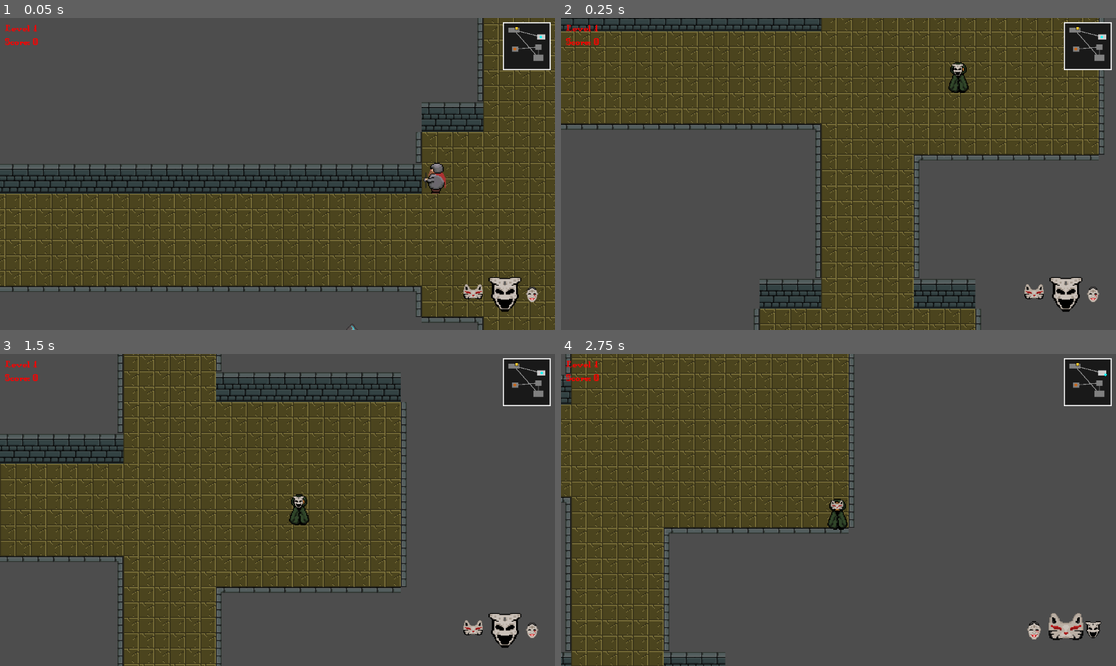
Above: before the commit, frames 1-4 (two rows, left to right).
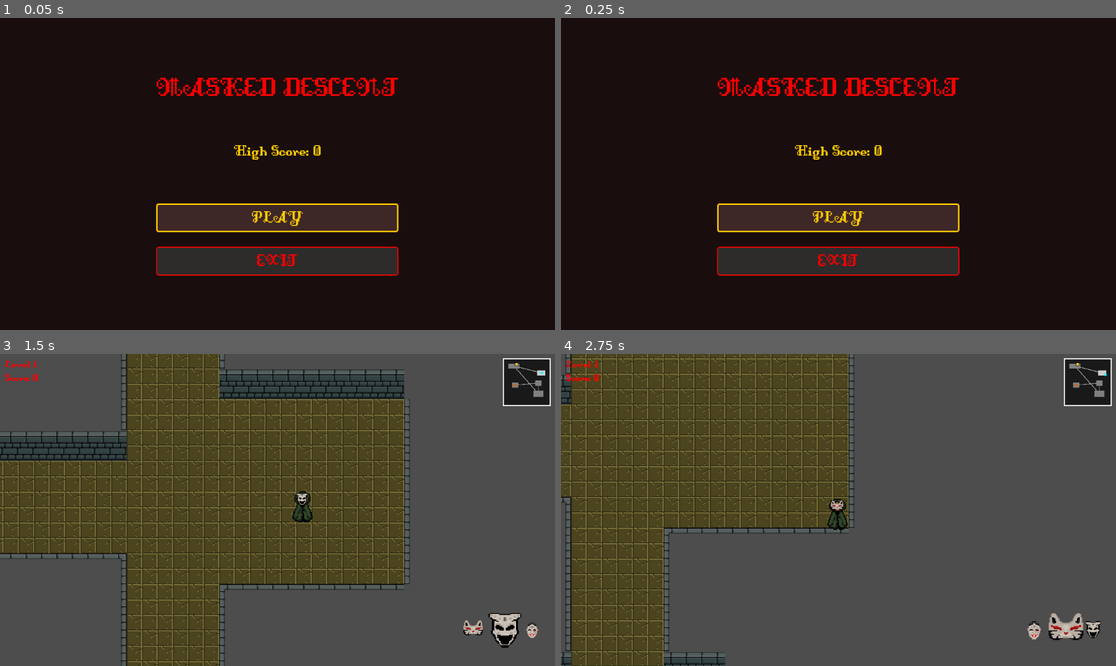
Above: after the commit, the same moments.

Repository: afilipovski/masked-descent
Game: Godot game, scene res://scenes/ui/main_menu.tscn
Two runs of this game, one before a commit and one after it. Both use one fixed random seed, a clock stepped at 60 frames per second and the inputs below. Before the commit the project starts from res://scenes/main.tscn.
Inputs (mouse positions are in pixels of both pictures, inside the frame that each line leads up to):
- Up to frame 1 (0.05 s): no input
- Up to frame 2 (0.25 s): no input
- Up to frame 3 (1.5 s): click (277, 553) at 0.5 s, where only the run after the commit has a clickable "PLAY"; tap Enter (ui_accept) at 1.25 s; hold D (move_right) from 1.28 s (still down); tap E (Interact) at 1.35 s
- Up to frame 4 (2.75 s): tap Enter (ui_accept) at 1.52, 2.27 s; release D (move_right) at 2.03 s; hold S (move_down) from 2.03 s (still down); tap Tab (cycle_mask) at 2.1 s

The runs differ from the first frame. In frame 1, 95% of the frame differs, in the area x 0-100%, y 0-100%; in frame 2, 97%; in frame 3, 16%; in frame 4, nothing differs.

Commit message:
Add main menu with persistent high score storage (#7)
* Initial plan

* Add main menu with high score persistence and improved game over screen

Co-authored-by: T-Angeleski <38916952+T-Angeleski@users.noreply.github.com>

* Address code review feedback: add error logging and fix unused parameter

Co-authored-by: T-Angeleski <38916952+T-Angeleski@users.noreply.github.com>

* Fix crash when returning to main menu from game over screen

Co-authored-by: T-Angeleski <38916952+T-Angeleski@users.noreply.github.com>

---------

Co-authored-by: copilot-swe-agent[bot] <198982749+Copilot@users.noreply.github.com>
Co-authored-by: T-Angeleski <38916952+T-Angeleski@users.noreply.github.com>

Diff:
--- a/project.godot
+++ b/project.godot
@@ -11,7 +11,7 @@
 [application]
 
 config/name="MaskedDescent"
-run/main_scene="res://scenes/main.tscn"
+run/main_scene="res://scenes/ui/main_menu.tscn"
 config/features=PackedStringArray("4.6", "GL Compatibility")
 config/icon="res://icon.svg"
 
--- a/scenes/main.tscn
+++ b/scenes/main.tscn
@@ -223,6 +223,13 @@
 theme_override_font_sizes/font_size = 32
 text = "Restart"
 
+[node name="MainMenuButton" type="Button" parent="UI/GameOverScreen/CenterContainer/VBoxContainer"]
+layout_mode = 2
+theme_override_colors/font_color = Color(1, 0, 0, 1)
+theme_override_fonts/font = ExtResource("2_dungeon_font")
+theme_override_font_sizes/font_size = 32
+text = "Main Menu"
+
 [node name="TileMap" type="TileMap" parent="." unique_id=1103315701 groups=["tilemap"]]
 light_mask = 12
 visibility_layer = 11
--- /dev/null
+++ b/scenes/ui/main_menu.tscn
@@ -0,0 +1,136 @@
+[gd_scene load_steps=3 format=3 uid="uid://cnku5dbhjp2u0"]
+
+[ext_resource type="Script" path="res://scripts/ui/main_menu.gd" id="1_main_menu"]
+[ext_resource type="FontFile" uid="uid://6irm4vqoi87n" path="res://assets/DungeonFont.ttf" id="2_dungeon_font"]
+
+[sub_resource type="StyleBoxFlat" id="StyleBoxFlat_button_normal"]
+bg_color = Color(0.2, 0.2, 0.2, 0.8)
+border_width_left = 2
+border_width_top = 2
+border_width_right = 2
+border_width_bottom = 2
+border_color = Color(1, 0, 0, 1)
+corner_radius_top_left = 5
+corner_radius_top_right = 5
+corner_radius_bottom_right = 5
+corner_radius_bottom_left = 5
+
+[sub_resource type="StyleBoxFlat" id="StyleBoxFlat_button_hover"]
+bg_color = Color(0.3, 0.1, 0.1, 0.9)
+border_width_left = 3
+border_width_top = 3
+border_width_right = 3
+border_width_bottom = 3
+border_color = Color(1, 0.2, 0.2, 1)
+corner_radius_top_left = 5
+corner_radius_top_right = 5
+corner_radius_bottom_right = 5
+corner_radius_bottom_left = 5
+
+[sub_resource type="StyleBoxFlat" id="StyleBoxFlat_button_pressed"]
+bg_color = Color(0.4, 0.05, 0.05, 1)
+border_width_left = 2
+border_width_top = 2
+border_width_right = 2
+border_width_bottom = 2
+border_color = Color(1, 0.5, 0.5, 1)
+corner_radius_top_left = 5
+corner_radius_top_right = 5
+corner_radius_bottom_right = 5
+corner_radius_bottom_left = 5
+
+[sub_resource type="StyleBoxFlat" id="StyleBoxFlat_button_focus"]
+bg_color = Color(0.25, 0.15, 0.15, 0.85)
+border_width_left = 3
+border_width_top = 3
+border_width_right = 3
+border_width_bottom = 3
+border_color = Color(1, 0.8, 0, 1)
+corner_radius_top_left = 5
+corner_radius_top_right = 5
+corner_radius_bottom_right = 5
+corner_radius_bottom_left = 5
+
+[node name="MainMenu" type="Control"]
+layout_mode = 3
+anchors_preset = 15
+anchor_right = 1.0
+anchor_bottom = 1.0
+grow_horizontal = 2
+grow_vertical = 2
+script = ExtResource("1_main_menu")
+
+[node name="ColorRect" type="ColorRect" parent="."]
+layout_mode = 1
+anchors_preset = 15
+anchor_right = 1.0
+anchor_bottom = 1.0
+grow_horizontal = 2
+grow_vertical = 2
+color = Color(0.1, 0.05, 0.05, 1)
+
+[node name="CenterContainer" type="CenterContainer" parent="."]
+layout_mode = 1
+anchors_preset = 15
+anchor_right = 1.0
+anchor_bottom = 1.0
+grow_horizontal = 2
+grow_vertical = 2
+
+[node name="VBoxContainer" type="VBoxContainer" parent="CenterContainer"]
+layout_mode = 2
+theme_override_constants/separation = 30
+
+[node name="TitleLabel" type="Label" parent="CenterContainer/VBoxContainer"]
+layout_mode = 2
+theme_override_colors/font_color = Color(1, 0, 0, 1)
+theme_override_fonts/font = ExtResource("2_dungeon_font")
+theme_override_font_sizes/font_size = 64
+text = "MASKED DESCENT"
+horizontal_alignment = 1
+
+[node name="Spacer1" type="Control" parent="CenterContainer/VBoxContainer"]
+custom_minimum_size = Vector2(0, 20)
+layout_mode = 2
+
+[node name="HighScoreLabel" type="Label" parent="CenterContainer/VBoxContainer"]
+layout_mode = 2
+theme_override_colors/font_color = Color(1, 0.8, 0, 1)
+theme_override_fonts/font = ExtResource("2_dungeon_font")
+theme_override_font_sizes/font_size = 36
+text = "High Score: 0"
+horizontal_alignment = 1
+
+[node name="Spacer2" type="Control" parent="CenterContainer/VBoxContainer"]
+custom_minimum_size = Vector2(0, 30)
+layout_mode = 2
+
+[node name="PlayButton" type="Button" parent="CenterContainer/VBoxContainer"]
+custom_minimum_size = Vector2(300, 60)
+layout_mode = 2
+theme_override_colors/font_color = Color(1, 0, 0, 1)
+theme_override_colors/font_hover_color = Color(1, 0.2, 0.2, 1)
+theme_override_colors/font_pressed_color = Color(1, 0.5, 0.5, 1)
+theme_override_colors/font_focus_color = Color(1, 0.8, 0, 1)
+theme_override_fonts/font = ExtResource("2_dungeon_font")
+theme_override_font_sizes/font_size = 40
+theme_override_styles/normal = SubResource("StyleBoxFlat_button_normal")
+theme_override_styles/hover = SubResource("StyleBoxFlat_button_hover")
+theme_override_styles/pressed = SubResource("StyleBoxFlat_button_pressed")
+theme_override_styles/focus = SubResource("StyleBoxFlat_button_focus")
+text = "PLAY"
+
+[node name="ExitButton" type="Button" parent="CenterContainer/VBoxContainer"]
+custom_minimum_size = Vector2(300, 60)
+layout_mode = 2
+theme_override_colors/font_color = Color(1, 0, 0, 1)
+theme_override_colors/font_hover_color = Color(1, 0.2, 0.2, 1)
+theme_override_colors/font_pressed_color = Color(1, 0.5, 0.5, 1)
+theme_override_colors/font_focus_color = Color(1, 0.8, 0, 1)
+theme_override_fonts/font = ExtResource("2_dungeon_font")
+theme_override_font_sizes/font_size = 40
+theme_override_styles/normal = SubResource("StyleBoxFlat_button_normal")
+theme_override_styles/hover = SubResource("StyleBoxFlat_button_hover")
+theme_override_styles/pressed = SubResource("StyleBoxFlat_button_pressed")
+theme_override_styles/focus = SubResource("StyleBoxFlat_button_focus")
+text = "EXIT"
--- a/scripts/dungeon_generator.gd
+++ b/scripts/dungeon_generator.gd
@@ -367,7 +367,7 @@
 	get_tree().call_group(Groups.PLAYER, "reset_position")
 
 func _on_enemy_died():
-	if door_open:
+	if door_open or not is_inside_tree():
 		return
 
 	var enemies_alive = get_tree().get_nodes_in_group(Groups.ENEMY).size()
--- a/scripts/game_over_ui.gd
+++ b/scripts/game_over_ui.gd
@@ -1,12 +1,14 @@
 extends Control
 
 @onready var restart_button = $CenterContainer/VBoxContainer/RestartButton
+@onready var main_menu_button = $CenterContainer/VBoxContainer/MainMenuButton
 @onready var score_label = $CenterContainer/VBoxContainer/ScoreLabel
 @onready var high_score_message = $CenterContainer/VBoxContainer/HighScoreMessage
 
 func _ready() -> void:
 	hide()
 	restart_button.pressed.connect(_on_restart_pressed)
+	main_menu_button.pressed.connect(_on_main_menu_pressed)
 
 func _input(event: InputEvent) -> void:
 	if visible and event.is_action_pressed("ui_accept"):
@@ -32,3 +34,6 @@
 	var tilemap = get_tree().get_first_node_in_group(Groups.TILEMAP)
 	if tilemap and tilemap.has_method("regenerate"):
 		tilemap.regenerate()
+
+func _on_main_menu_pressed() -> void:
+	get_tree().change_scene_to_file("res://scenes/ui/main_menu.tscn")
--- a/scripts/game_state.gd
+++ b/scripts/game_state.gd
@@ -1,4 +1,6 @@
 extends Node
+
+const SAVE_PATH = "user://high_score.save"
 
 var dungeon_level: int = 1
 var score: int = 0
@@ -6,6 +8,10 @@
 
 signal level_changed(new_level: int)
 signal score_changed(new_score: int)
+signal high_score_changed(new_high_score: int)
+
+func _ready() -> void:
+	load_high_score()
 
 func reset_level() -> void:
 	dungeon_level = 1
@@ -22,6 +28,26 @@
 	score_changed.emit(score)
 	if score > high_score:
 		high_score = score
+		save_high_score()
+		high_score_changed.emit(high_score)
 
 func is_new_high_score() -> bool:
 	return score == high_score and score > 0
+
+func save_high_score() -> void:
+	var file = FileAccess.open(SAVE_PATH, FileAccess.WRITE)
+	if file:
+		file.store_32(high_score)
+		file.close()
+	else:
+		push_error("Failed to save high score to %s" % SAVE_PATH)
+
+func load_high_score() -> void:
+	if FileAccess.file_exists(SAVE_PATH):
+		var file = FileAccess.open(SAVE_PATH, FileAccess.READ)
+		if file:
+			high_score = file.get_32()
+			file.close()
+			high_score_changed.emit(high_score)
+		else:
+			push_error("Failed to load high score from %s" % SAVE_PATH)
--- /dev/null
+++ b/scripts/ui/main_menu.gd
@@ -0,0 +1,24 @@
+extends Control
+
+@onready var play_button = $CenterContainer/VBoxContainer/PlayButton
+@onready var exit_button = $CenterContainer/VBoxContainer/ExitButton
+@onready var high_score_label = $CenterContainer/VBoxContainer/HighScoreLabel
+
+func _ready() -> void:
+	play_button.pressed.connect(_on_play_pressed)
+	exit_button.pressed.connect(_on_exit_pressed)
+	update_high_score_display()
+	GameState.high_score_changed.connect(_on_high_score_changed)
+	play_button.grab_focus()
+
+func _on_play_pressed() -> void:
+	get_tree().change_scene_to_file("res://scenes/main.tscn")
+
+func _on_exit_pressed() -> void:
+	get_tree().quit()
+
+func update_high_score_display() -> void:
+	high_score_label.text = "High Score: %d" % GameState.high_score
+
+func _on_high_score_changed(_new_high_score: int) -> void:
+	update_high_score_display()
